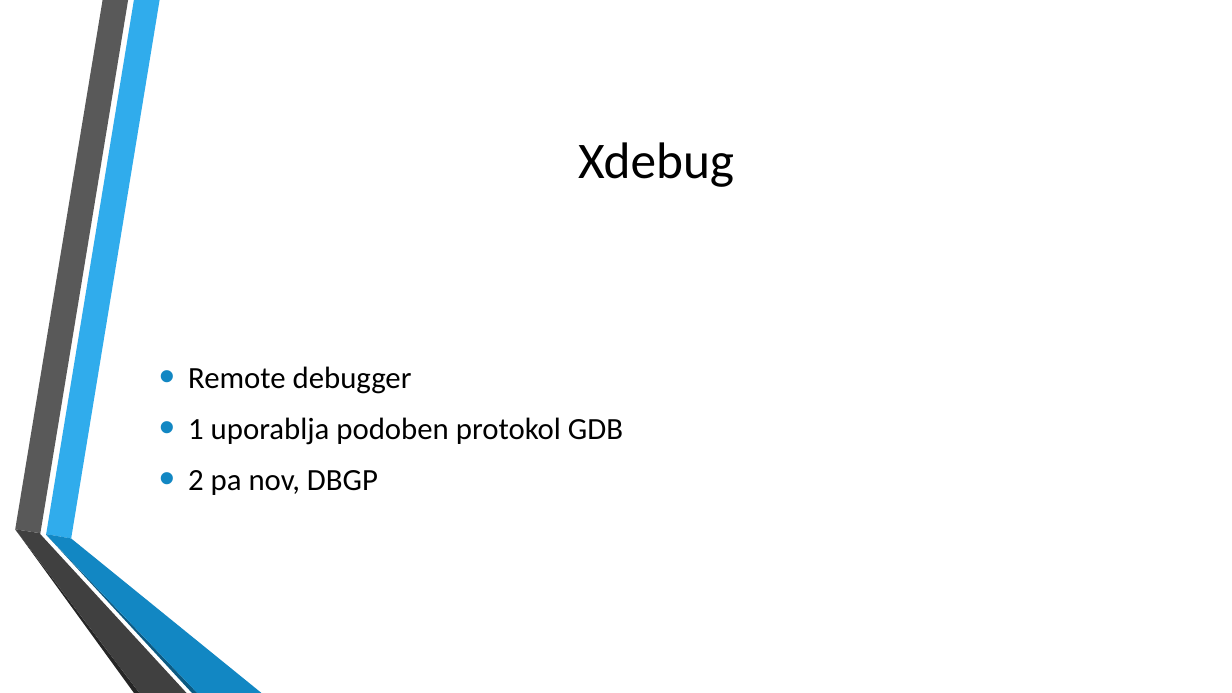
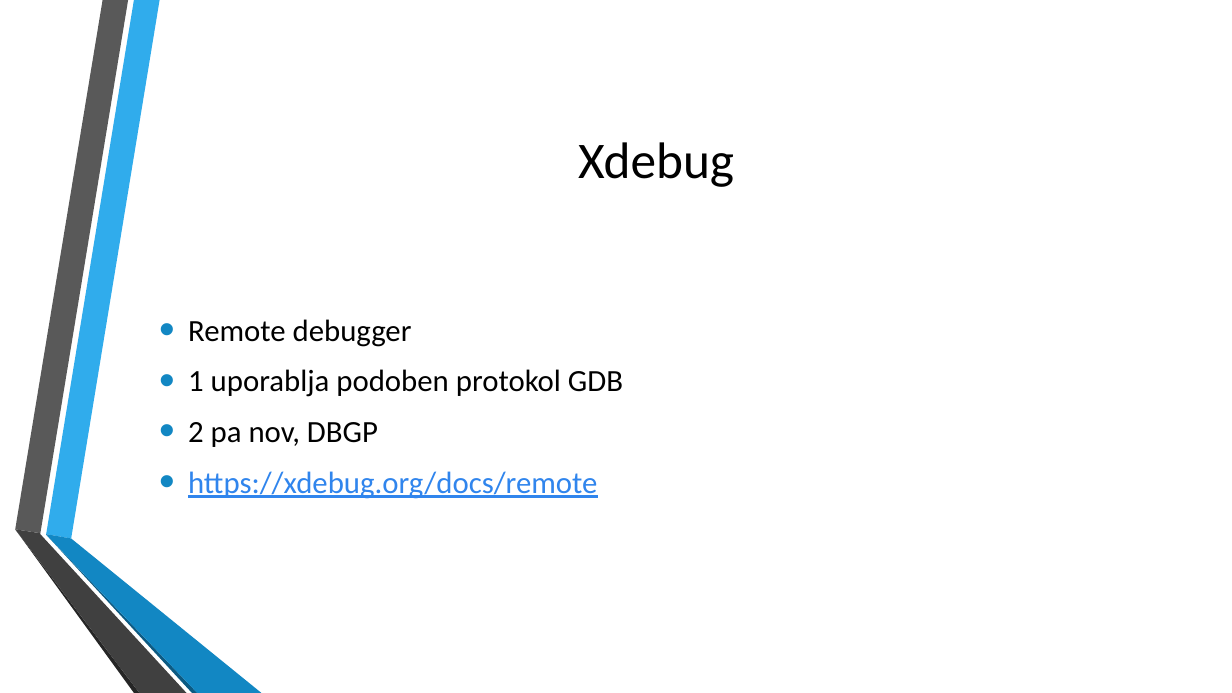
Before and after one commit to jakoberzar/razhroscevalniki, a slide deck: slide 28 of debuggers.pptx. Drawn at 1232x693 pixels with LibreOffice and Linux fonts; fonts in the diff are those of the drawing; background and template pictures are left out. Boxes give left, top, right and bottom in pixels: in the first picture for what was removed or moved away, otherwise in the second. Text is boxed around its words. In the diff, an @@ line names an element or a change of style, - is before the commit and + after.

Commit message:
Added some quick xdebug slides to the presentation.

```diff
--- a/debuggers.pptx
+++ b/debuggers.pptx
@@ text at (188, 471, 597, 499): paragraph added @@
+• https://xdebug.org/docs/remote
```
Also in this commit, not shown: 1 slide added, 1 slide removed, 1 other file.
